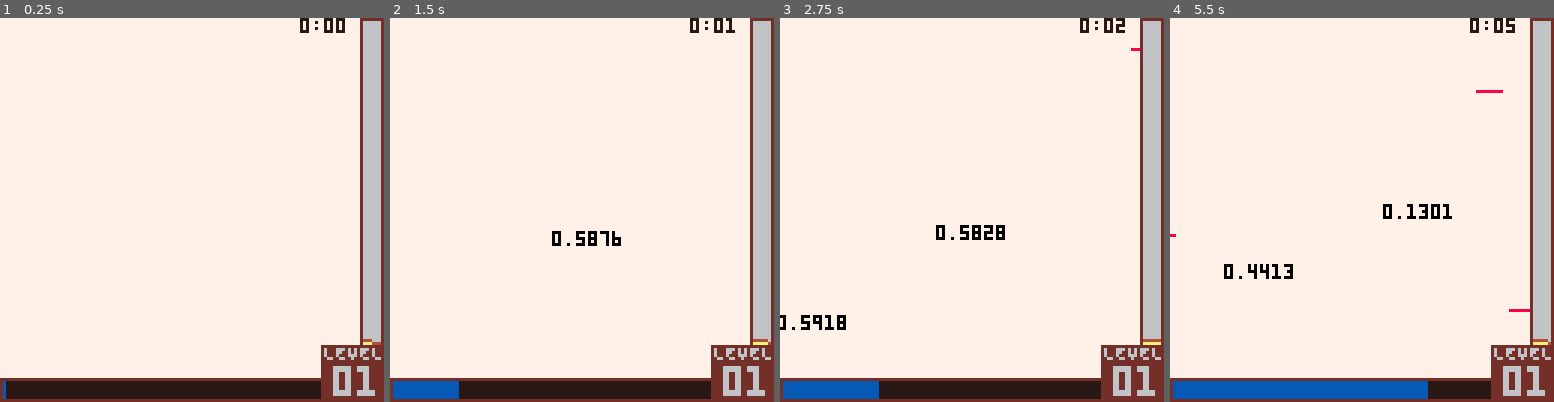
Above: before the commit, frames 1-4 (left to right).
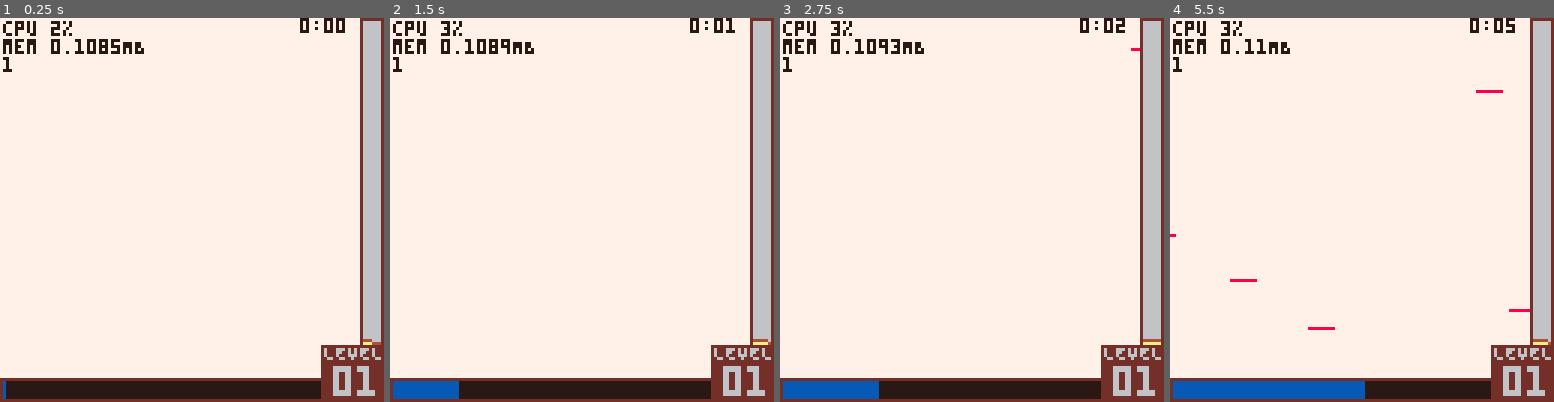
Above: after the commit, the same moments.

Repository: wsasaki01/bath-hack-2026
Game: PICO-8 cartridge fake.p8
The game is run twice, just before and just after one commit, with the same random seed, the same clock (stepped at 60 frames per second) and the same inputs.
Inputs:
- Up to frame 1 (0.25 s): no input
- Up to frame 2 (1.5 s): tap X (X key) at 0.33, 1.07 s; tap O (Z key) at 0.7 s
- Up to frame 3 (2.75 s): hold Right 1.6-2.1 s; tap O (Z key) at 1.7, 2.1, 2.5 s; tap X (X key) at 1.85 s; hold Up 2.15-2.42 s; hold Right from 2.47 s (still down)
- Up to frame 4 (5.5 s): tap O (Z key) every 0.4 s from 2.9 to 5.3 s; tap X (X key) at 2.97, 4.08, 5.2 s; release Right at 3.03 s; hold Left 3.08-3.58 s; hold Down 3.63-3.97 s; hold Right 4.02-4.68 s; hold Up 4.73-5.03 s; hold Left from 5.08 s (still down)

The runs differ from the first frame. In frame 1, 1.0% of the frame differs, in the area x 0-38%, y 0-15%; in frame 2, 1.3%; in frame 3, 1.6%; in frame 4, 2.3%, in the area x 0-74%, y 0-100%.

Commit message:
Fixed multiple projectiles

Diff:
--- a/draw.lua
+++ b/draw.lua
@@ -240,10 +240,11 @@
 
 	-- DEBUG: CPU and Mem usage
 	--[[
+	]]
 	debugs = {
 		"cpu "..tostr(flr(stat(1)*100)).."%",
 		"mem "..tostr(stat(0)/1024).."MB",
-		counters.intro_cnt
+		menu_idx
 	}
 
 	local i=0
@@ -251,7 +252,7 @@
 		print("\#0"..d,1,1+i*6,7)
 		i+=1
 	end
-	]]
+
 end
 
 -- Control code prefix for selected menu item
--- a/init.lua
+++ b/init.lua
@@ -87,8 +87,8 @@
 
 	-- Add a new item to roster
 	items = {}
-	add(items, create_item("proj", 1))
-	item_data[1].equipped = true
+	add(items, create_item("proj", 2))
+	item_data[2].equipped = true
 
 	screen_list = {}	-- Screen effects
 	screen_damage_mtrx = {}
--- a/player.lua
+++ b/player.lua
@@ -49,9 +49,8 @@
 				global.selecting_item = true
 				global.pause = true
 				global.control_menu = true
-				global.menu_idx_min = 1
-				global.menu_idx_max = 3
 				global.random_items = {}
+				global.menu_idx = 1
 				local picks={}
 				for i=1,#item_data do
 					if (not item_data[i].equipped) add(picks, i)
@@ -61,6 +60,8 @@
 					add(global.random_items, item_data[picks[idx]])
 					del(picks, picks[idx])
 				end
+				global.menu_idx_min = 1
+				global.menu_idx_max = #global.random_items
 			end
 		end,
 
--- a/projectiles.lua
+++ b/projectiles.lua
@@ -35,7 +35,6 @@
 
 			draw = function(_ENV)
 				spr(80, x-4, y-4, 1, 1, not (dir<0.25 or 0.75<dir))
-				print(dir,x,y+8,2)
 			end,
 		})
 
@@ -59,7 +58,7 @@
 			end
 
 			proj.draw = function(_ENV)
-				spr(17, x, y)
+				spr(81, x-4, y-4)
 			end
 		end
 	end
@@ -131,6 +130,7 @@
 	-- Spawn this item every N frames
 	type="proj", n = 60, id=0, data={},
 	cooldown = function(self)
+		printh(self.data.name)
 		-- If cooldown is up
 		if global_cnt % self.n == 0 then
 			local px,py = global.plyr.x, global.plyr.y
@@ -179,8 +179,8 @@
 
 	if type=="proj" then
 		local item = proj_manager:new({id=id, data=item_data[id]})
-		if (id == 1) item.n = 40
-		if (id == 2) item.n = 40
+		if (id == 1) item.n = 50
+		if (id == 2) item.n = 170
 		return item
 
 	elseif type=="screen" then
@@ -192,5 +192,4 @@
 		end
 		return item
 	end
-
 end
--- a/update.lua
+++ b/update.lua
@@ -33,7 +33,7 @@
 			-- Level up menu
 			if menu==3 then
 				local item_id=random_items[menu_idx].id
-				add(items, create_item(item_id))
+				add(items, create_item("proj", item_id))
 				item_data[item_id].equipped = true
 				selecting_item = false
 				pause = false
